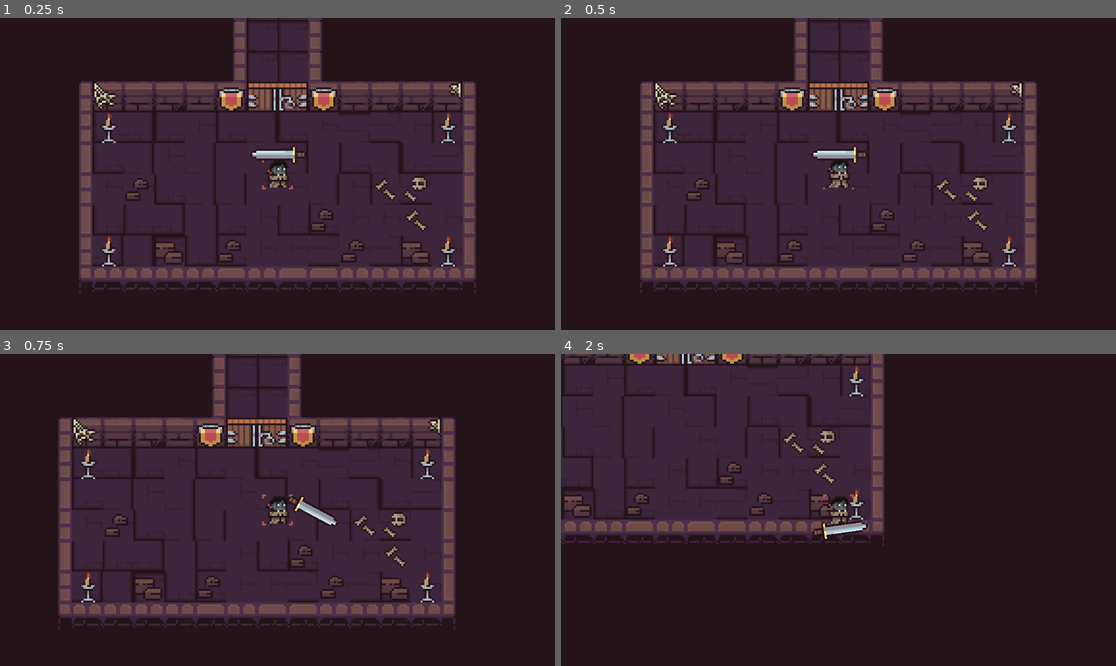
Above: before the commit, frames 1-4 (two rows, left to right).
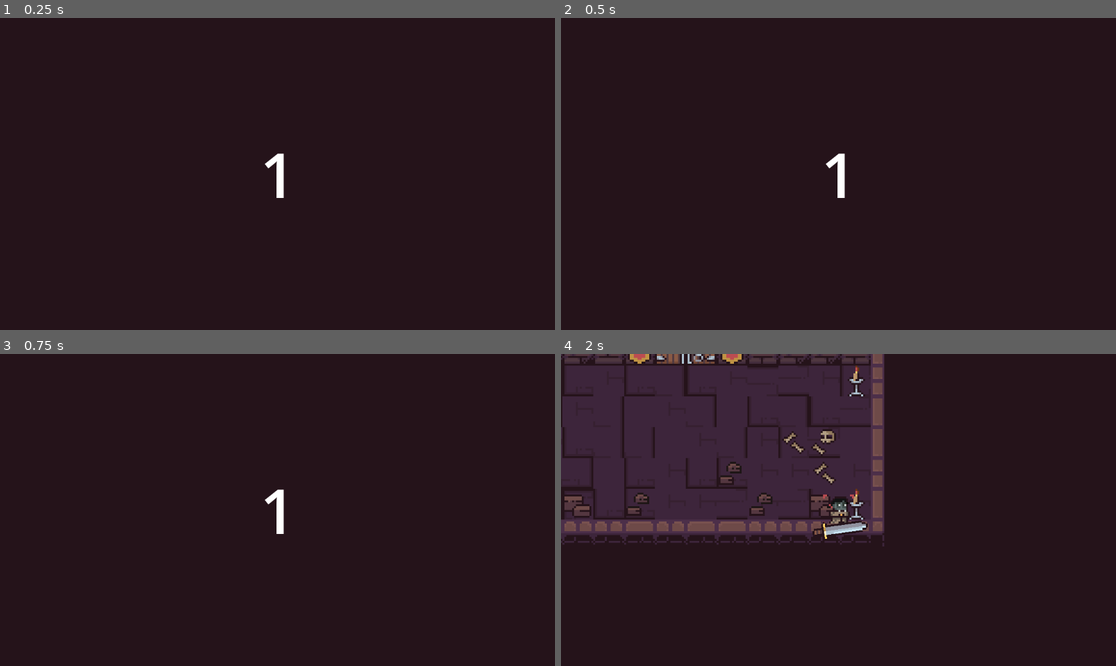
Above: after the commit, the same moments.

Repository: JustThomi/DivineDescent
Game: Godot game, scene res://src/scenes/game.tscn
The game is run twice, just before and just after one commit, with the same random seed, the same clock (stepped at 60 frames per second) and the same inputs. The project has no main scene, so this scene is started directly.
Inputs (mouse positions are in pixels of both pictures, inside the frame that each line leads up to):
- Up to frame 1 (0.25 s): no input
- Up to frame 2 (0.5 s): no input
- Up to frame 3 (0.75 s): move the mouse to (399, 494) at 0.52 s; hold D (right) from 0.53 s (still down); click (399, 494) at 0.6 s
- Up to frame 4 (2 s): move the mouse to (727, 525) at 1.27 s; release D (right) at 1.28 s; hold S (down) from 1.28 s (still down); click (727, 525) at 1.35 s

The runs differ from the first frame. In frame 1, 41% of the frame differs, in the area x 14-86%, y 0-89%; in frame 2, 41%; in frame 3, 41%, in the area x 10-82%, y 0-89%; in frame 4, nothing differs.

Commit message:
add scene transitions and enemy spawns

Diff:
--- a/project.godot
+++ b/project.godot
@@ -14,6 +14,10 @@
 config/features=PackedStringArray("4.1", "Forward Plus")
 boot_splash/bg_color=Color(0.145098, 0.0745098, 0.101961, 1)
 config/icon="res://icon.svg"
+
+[autoload]
+
+SceneManager="*res://src/utils/SceneManager.gd"
 
 [display]
 
--- a/src/actors/mobs/skeleton.gd
+++ b/src/actors/mobs/skeleton.gd
@@ -1,10 +1,9 @@
 extends CharacterBody2D
 
 @onready var animation := $AnimatedSprite2D
-# FOR DEBUG ONLY
-@export var player : CharacterBody2D
+var player : CharacterBody2D
 
-const SPEED = 50.0
+const SPEED = 40.0
 var direction := Vector2.ZERO
 var health := 30
 
@@ -16,10 +15,9 @@
 
 func take_damage(dmg : int):
 	health -= dmg
-	print("au")
 
 func get_player_direction():
-	direction = (player.position - position).normalized()
+	direction = (player.global_position - global_position).normalized()
 
 # flip sprite TEMP FIX
 func flip_sprite():
@@ -37,6 +35,10 @@
 
 	move_and_slide()
 
+# I promise this will be done better later
+func _ready():
+	player = get_parent().get_parent().get_parent().get_parent().get_node("Player")
+
 func _physics_process(_delta):
 	get_player_direction()
 
--- a/src/actors/player/weapons/weapon.tscn
+++ b/src/actors/player/weapons/weapon.tscn
@@ -39,7 +39,7 @@
 "times": PackedFloat32Array(0),
 "transitions": PackedFloat32Array(1),
 "update": 0,
-"values": [Vector2(0, 0)]
+"values": [Vector2(-3, 0)]
 }
 tracks/3/type = "value"
 tracks/3/imported = false
@@ -154,6 +154,7 @@
 }
 
 [node name="HurtBox" type="Area2D" parent="."]
+position = Vector2(-3, 0)
 collision_layer = 2
 collision_mask = 4
 monitoring = false
--- /dev/null
+++ b/src/interactables/floor_exit.gd
@@ -0,0 +1,4 @@
+extends Area2D
+
+func _on_body_entered(_player):
+	SceneManager.exit_level.emit()
--- /dev/null
+++ b/src/interactables/floor_exit.tscn
@@ -0,0 +1,19 @@
+[gd_scene load_steps=4 format=3 uid="uid://d1h0txnrog4yf"]
+
+[ext_resource type="Texture2D" uid="uid://cygihkajss027" path="res://assets/environment/floor_exit.png" id="1_48wp4"]
+[ext_resource type="Script" path="res://src/interactables/floor_exit.gd" id="1_gw0h7"]
+
+[sub_resource type="RectangleShape2D" id="RectangleShape2D_7ts5b"]
+size = Vector2(16, 16)
+
+[node name="FloorExit" type="Area2D"]
+collision_mask = 2
+script = ExtResource("1_gw0h7")
+
+[node name="CollisionShape2D" type="CollisionShape2D" parent="."]
+shape = SubResource("RectangleShape2D_7ts5b")
+
+[node name="Sprite2D" type="Sprite2D" parent="."]
+texture = ExtResource("1_48wp4")
+
+[connection signal="body_entered" from="." to="." method="_on_body_entered"]
--- a/src/scenes/dungeon/dungeon.gd
+++ b/src/scenes/dungeon/dungeon.gd
@@ -12,9 +12,26 @@
 
 @export var number_of_rooms: int = 8
 @export var player: CharacterBody2D
+@export var animation_player: AnimationPlayer
+@export var floor_number_label: Label
+
 var current_floor: int = 0
 
-func _spawn_rooms() -> void:
+func remove_rooms():
+	for child in get_children():
+		remove_child(child)
+		child.queue_free()
+
+func floor_cleared():
+	animation_player.play("floor_cleared")
+	call_deferred("remove_rooms")
+	animation_player.play("floor_entered")
+	call_deferred("spawn_rooms")
+
+func spawn_rooms() -> void:
+	current_floor += 1
+	floor_number_label.text = str(current_floor)
+
 	var previous_room: Node2D
 	var special_room_spawned: bool = false
 
@@ -52,5 +69,9 @@
 		previous_room = room
 
 func _ready() -> void:
-	current_floor += 1
-	_spawn_rooms()
+	SceneManager.exit_level.connect(_on_exit_level)
+	animation_player.play("floor_entered")
+	spawn_rooms()
+
+func _on_exit_level():
+	floor_cleared()
--- a/src/scenes/dungeon/rooms/boss_room.tscn
+++ b/src/scenes/dungeon/rooms/boss_room.tscn
@@ -1,7 +1,8 @@
-[gd_scene load_steps=4 format=3 uid="uid://h7yrvcngu7lr"]
+[gd_scene load_steps=5 format=3 uid="uid://h7yrvcngu7lr"]
 
 [ext_resource type="TileSet" uid="uid://c52bn7uag64ou" path="res://assets/environment/env_tiles.tres" id="1_bspv8"]
 [ext_resource type="Script" path="res://src/scenes/dungeon/rooms/room.gd" id="1_wkh7s"]
+[ext_resource type="PackedScene" uid="uid://d1h0txnrog4yf" path="res://src/interactables/floor_exit.tscn" id="3_8ep2r"]
 
 [sub_resource type="RectangleShape2D" id="RectangleShape2D_b7nqg"]
 size = Vector2(30, 8)
@@ -21,6 +22,9 @@
 format = 2
 layer_0/tile_data = PackedInt32Array(-458760, 0, 9, -458758, 0, 9, -458756, 0, 9, -458754, 0, 9, -524287, 0, 9, -524285 …(610 unchanged characters)…
 
+[node name="FloorExit" parent="." instance=ExtResource("3_8ep2r")]
+position = Vector2(-8, -57)
+
 [node name="Entrance" type="Marker2D" parent="."]
 position = Vector2(0, 84)
 
@@ -30,3 +34,5 @@
 [node name="CollisionShape2D" type="CollisionShape2D" parent="PlayerDetector"]
 position = Vector2(0, 76)
 shape = SubResource("RectangleShape2D_b7nqg")
+
+[connection signal="body_entered" from="PlayerDetector" to="." method="_on_player_detector_body_entered"]
--- a/src/scenes/dungeon/rooms/mob_room1.tscn
+++ b/src/scenes/dungeon/rooms/mob_room1.tscn
@@ -33,6 +33,20 @@
 position = Vector2(0, 42)
 shape = SubResource("RectangleShape2D_n857e")
 
-[node name="EnemieSpawns" type="Node2D" parent="."]
+[node name="EnemySpawns" type="Node2D" parent="."]
 
-[node name="Marker2D" type="Marker2D" parent="EnemieSpawns"]
+[node name="Marker2D" type="Marker2D" parent="EnemySpawns"]
+position = Vector2(-64, 0)
+
+[node name="Marker2D2" type="Marker2D" parent="EnemySpawns"]
+position = Vector2(49, 0)
+
+[node name="Marker2D3" type="Marker2D" parent="EnemySpawns"]
+position = Vector2(16, -18)
+
+[node name="Marker2D4" type="Marker2D" parent="EnemySpawns"]
+position = Vector2(-32, -17)
+
+[node name="EnemyContainer" type="Node2D" parent="."]
+
+[connection signal="body_entered" from="PlayerDetector" to="." method="_on_player_detector_body_entered"]
--- a/src/scenes/dungeon/rooms/room.gd
+++ b/src/scenes/dungeon/rooms/room.gd
@@ -5,31 +5,40 @@
 
 @onready var player_detector := $PlayerDetector
 
-var enemie_locations : Node2D
+var enemy_locations : Node2D
+var enemy_container : Node2D
+var enemies : Array = [preload("res://src/actors/mobs/skeleton.tscn")]
 var loot_locations : Node2D
+#var loot : Array = [preload("res://src/interactables/potion.tscn")]
 
 func load_content():
 	if has_enemies:
-		enemie_locations = get_node("EnemieSpawns")
+		enemy_locations = get_node("EnemySpawns")
+		enemy_container = get_node("EnemyContainer")
 	elif has_loot:
 		loot_locations = get_node("LootSpawns")
 
 func spawn_enemies():
-	pass
+	for points in enemy_locations.get_children():
+		var e = enemies[randi() % enemies.size()].instantiate()
+		e.position = points.position
+		enemy_container.add_child(e)
 
 func spawn_loot():
 	pass
 
 func lock_doors():
-	pass
+	player_detector.monitorable = false
+	player_detector.monitoring = false
 
 func _ready():
 	load_content()
 
+# TODO: add boss room/special room logic
 func _on_player_detector_body_entered(_player):
 	if has_enemies:
-		spawn_enemies()
+		call_deferred("spawn_enemies")
 	if has_loot:
 		spawn_loot()
 
-	lock_doors()
+	call_deferred("lock_doors")
--- a/src/scenes/dungeon/rooms/special_room.tscn
+++ b/src/scenes/dungeon/rooms/special_room.tscn
@@ -31,3 +31,5 @@
 [node name="CollisionShape2D" type="CollisionShape2D" parent="PlayerDetector"]
 position = Vector2(0, 42)
 shape = SubResource("RectangleShape2D_lnlpp")
+
+[connection signal="body_entered" from="PlayerDetector" to="." method="_on_player_detector_body_entered"]
--- a/src/scenes/game.tscn
+++ b/src/scenes/game.tscn
@@ -1,14 +1,135 @@
-[gd_scene load_steps=3 format=3 uid="uid://do1luax51qunj"]
+[gd_scene load_steps=7 format=3 uid="uid://do1luax51qunj"]
 
 [ext_resource type="PackedScene" uid="uid://dqtq6a8gfnla4" path="res://src/actors/player/player.tscn" id="1_dfjed"]
 [ext_resource type="PackedScene" uid="uid://dkxp102s2g1x" path="res://src/scenes/dungeon/dungeon.tscn" id="1_gn6c4"]
 
+[sub_resource type="Animation" id="Animation_f356u"]
+resource_name = "floor_cleared"
+tracks/0/type = "value"
+tracks/0/imported = false
+tracks/0/enabled = true
+tracks/0/path = NodePath("CanvasLayer/TransitionColor:color")
+tracks/0/interp = 1
+tracks/0/loop_wrap = true
+tracks/0/keys = {
+"times": PackedFloat32Array(0, 1),
+"transitions": PackedFloat32Array(1, 1),
+"update": 0,
+"values": [Color(0.145098, 0.0745098, 0.101961, 0), Color(0.145098, 0.0745098, 0.101961, 1)]
+}
+tracks/1/type = "value"
+tracks/1/imported = false
+tracks/1/enabled = true
+tracks/1/path = NodePath("CanvasLayer/LevelNumber:modulate")
+tracks/1/interp = 1
+tracks/1/loop_wrap = true
+tracks/1/keys = {
+"times": PackedFloat32Array(0, 1),
+"transitions": PackedFloat32Array(1, 1),
+"update": 0,
+"values": [Color(1, 1, 1, 0), Color(1, 1, 1, 1)]
+}
+
+[sub_resource type="Animation" id="Animation_dvxkj"]
+length = 0.001
+tracks/0/type = "value"
+tracks/0/imported = false
+tracks/0/enabled = true
+tracks/0/path = NodePath("CanvasLayer/TransitionColor:color")
+tracks/0/interp = 1
+tracks/0/loop_wrap = true
+tracks/0/keys = {
+"times": PackedFloat32Array(0),
+"transitions": PackedFloat32Array(1),
+"update": 0,
+"values": [Color(0.145098, 0.0745098, 0.101961, 0)]
+}
+tracks/1/type = "value"
+tracks/1/imported = false
+tracks/1/enabled = true
+tracks/1/path = NodePath("CanvasLayer/LevelNumber:modulate")
+tracks/1/interp = 1
+tracks/1/loop_wrap = true
+tracks/1/keys = {
+"times": PackedFloat32Array(0),
+"transitions": PackedFloat32Array(1),
+"update": 0,
+"values": [Color(1, 1, 1, 1)]
+}
+
+[sub_resource type="Animation" id="Animation_as3x6"]
+resource_name = "floor_entered"
+length = 1.5
+tracks/0/type = "value"
+tracks/0/imported = false
+tracks/0/enabled = true
+tracks/0/path = NodePath("CanvasLayer/TransitionColor:color")
+tracks/0/interp = 1
+tracks/0/loop_wrap = true
+tracks/0/keys = {
+"times": PackedFloat32Array(0, 1, 1.5),
+"transitions": PackedFloat32Array(1, 1, 1),
+"update": 0,
+"values": [Color(0.145098, 0.0745098, 0.101961, 1), Color(0.145098, 0.0745098, 0.101961, 1), Color(0.145098, 0.0745098, 0.101961, 0)]
+}
+tracks/1/type = "value"
+tracks/1/imported = false
+tracks/1/enabled = true
+tracks/1/path = NodePath("CanvasLayer/LevelNumber:modulate")
+tracks/1/interp = 1
+tracks/1/loop_wrap = true
+tracks/1/keys = {
+"times": PackedFloat32Array(0, 1, 1.5),
+"transitions": PackedFloat32Array(1, 1, 1),
+"update": 0,
+"values": [Color(1, 1, 1, 1), Color(1, 1, 1, 1), Color(1, 1, 1, 0)]
+}
+
+[sub_resource type="AnimationLibrary" id="AnimationLibrary_a84x6"]
+_data = {
+"RESET": SubResource("Animation_dvxkj"),
+"floor_cleared": SubResource("Animation_f356u"),
+"floor_entered": SubResource("Animation_as3x6")
+}
+
 [node name="Game" type="Node2D"]
 
-[node name="Dungeon" parent="." node_paths=PackedStringArray("player") instance=ExtResource("1_gn6c4")]
+[node name="Dungeon" parent="." node_paths=PackedStringArray("player", "animation_player", "floor_number_label") instance=ExtResource("1_gn6c4")]
 player = NodePath("../Player")
+animation_player = NodePath("../Transitions")
+floor_number_label = NodePath("../CanvasLayer/LevelNumber")
 
 [node name="Player" parent="." instance=ExtResource("1_dfjed")]
 
 [node name="Camera2D" type="Camera2D" parent="Player"]
 zoom = Vector2(4, 4)
+
+[node name="Transitions" type="AnimationPlayer" parent="."]
+libraries = {
+"": SubResource("AnimationLibrary_a84x6")
+}
+
+[node name="CanvasLayer" type="CanvasLayer" parent="."]
+
+[node name="TransitionColor" type="ColorRect" parent="CanvasLayer"]
+anchors_preset = 15
+anchor_right = 1.0
+anchor_bottom = 1.0
+grow_horizontal = 2
+grow_vertical = 2
+color = Color(0.145098, 0.0745098, 0.101961, 0)
+
+[node name="LevelNumber" type="Label" parent="CanvasLayer"]
+anchors_preset = 8
+anchor_left = 0.5
+anchor_top = 0.5
+anchor_right = 0.5
+anchor_bottom = 0.5
+offset_left = -5.0
+offset_top = -13.0
+offset_right = 5.0
+offset_bottom = 13.0
+grow_horizontal = 2
+grow_vertical = 2
+theme_override_font_sizes/font_size = 128
+text = "0"
--- /dev/null
+++ b/src/utils/SceneManager.gd
@@ -0,0 +1,6 @@
+extends Node
+
+var menu_scene: PackedScene = preload("res://src/scenes/game.tscn") # add menu later
+var game_scene: PackedScene = preload("res://src/scenes/game.tscn")
+
+signal exit_level
Binary file added: assets/environment/floor_exit.png
Not shown, added: assets/environment/floor_exit.png.import
